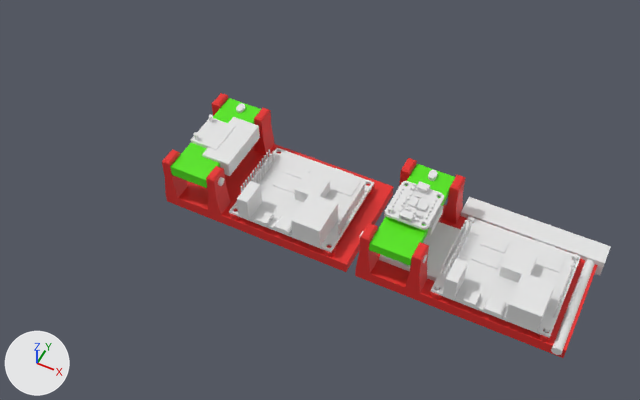
What one commit did to the Blender file 3d/tilter.blend.
Rendered twice from a 50 mm camera at (66.0, -274.0, 356.0) aimed at (-74.0, 6.0, 6.0). Lighting does not change. The marker at lower left points along +X, +Y and +Z.
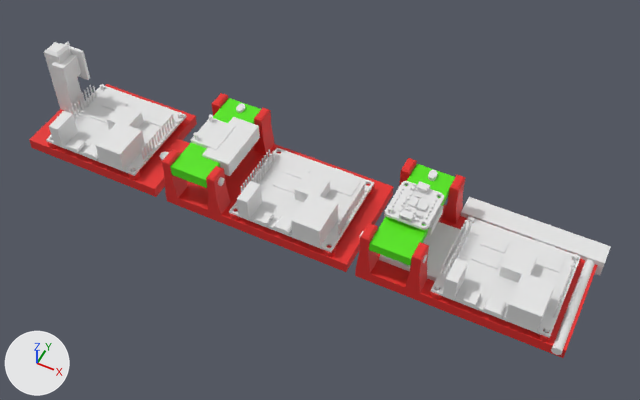
The change, as a diff of the scene's bpy script:
```diff
--- a/3d/tilter.blend.py
+++ b/3d/tilter.blend.py
@@ ob_cylinder_014 @@
+ob_cylinder_014 = bpy.data.objects.new('Cylinder.014', me_cylinder_006.copy())  # the mesh of ob_cylinder_006; modifiers ARRAY, ARRAY, BOOLEAN, BOOLEAN
+ob_cylinder_014.location = (-231.5, -17.9, 0.1)
@@ ob_cylinder_012 @@
+ob_cylinder_012 = bpy.data.objects.new('Cylinder.012', me_cylinder.copy())  # the mesh of ob_cylinder; modifiers ARRAY, ARRAY
+ob_cylinder_012.location = (-231.5, -17.9, 3.5)
@@ ob_cube_011 @@
+ob_cube_011 = bpy.data.objects.new('Cube.011', me_cube_010)  # 20 vertices, 18 faces; spans x -43.0..43.0, y -30.0..30.0, z -3.3..3.3; in mat_material_002 (red #e72a27); modifiers BOOLEAN, BOOLEAN, BOOLEAN, BOOLEAN, BOOLEAN, BOOLEAN
+ob_cube_011.location = (-204.0, 8.7, -4.7)
@@ ob_cylinder_015 @@
+ob_cylinder_015 = bpy.data.objects.new('Cylinder.015', me_cylinder_015)  # a 32-sided cylinder along z spanning x 32.0..38.0, y -3.0..3.0, z -5.0..5.0; modifiers MIRROR
+ob_cylinder_015.location = (-204.0, 1.7, -4.7)
@@ ob_cube_016 @@
+ob_cube_016 = bpy.data.objects.new('Cube.016', me_cube_017)  # a box spanning x -3.9..3.9, y -27.5..-12.5, z -5.5..5.5
+ob_cube_016.location = (-237.1, 32.7, 30.2)
+ob_cube_016.scale = (1.0, 1.0, 1.14)
@@ ob_cylinder_011 @@
+ob_cylinder_011 = bpy.data.objects.new('Cylinder.011', me_cylinder_009.copy())  # the mesh of ob_cylinder_009; modifiers MIRROR
+ob_cylinder_011.location = (-237.1, 23.3, 30.1)
+ob_cylinder_011.rotation_euler = (-1.571, 0.0, 0.0)  # degrees (-90, 0, 0)
+ob_cylinder_011.scale = (1.0, 1.0, 0.427)
@@ ob_base_pcb_002 @@
+ob_base_pcb_002 = bpy.data.objects.new('base_pcb.002', me_base_pcb_001.copy())  # the mesh of ob_base_pcb_001
+ob_base_pcb_002.location = (-234.0, 0.0, 0.0)
@@ ob_cube_017 @@
+ob_cube_017 = bpy.data.objects.new('Cube.017', me_cube_018)  # 12 vertices, 10 faces; spans x -6.8..3.3, y -3.5..6.5, z -6.5..38.3; modifiers BOOLEAN, BOOLEAN
+ob_cube_017.location = (-240.1, 11.2, 4.8)
@@ ob_cube_014 @@
+ob_cube_014 = bpy.data.objects.new('Cube.014', me_cube_011.copy())  # the mesh of ob_cube_010
+ob_cube_014.location = (-237.1, 18.8, 30.1)
+ob_cube_014.rotation_euler = (-1.571, 0.0, 0.0)  # degrees (-90, 0, 0)
+ob_cube_014.scale = (0.8, 1.0, 0.1)
```

Where the change shows, as pixel boxes (x1, y1, x2, y2) in the pictures (640 x 400 px):
'base_pcb.002', added
    after: (46, 85, 187, 176)
'Cube.011', added (red)
    after: (29, 84, 197, 197)
'Cube.017', added
    after: (44, 42, 84, 113)
'Cube.016', added
    after: (52, 54, 81, 86)
'Cube.014', added
    after: (60, 43, 90, 80)
'Cylinder.014', added
    after: (48, 117, 187, 180)
'Cylinder.012', added
    after: (50, 84, 182, 172)
'Cylinder.015', added
    after: (160, 152, 169, 160)
'Cylinder.011', added
    after: (65, 42, 70, 46)
